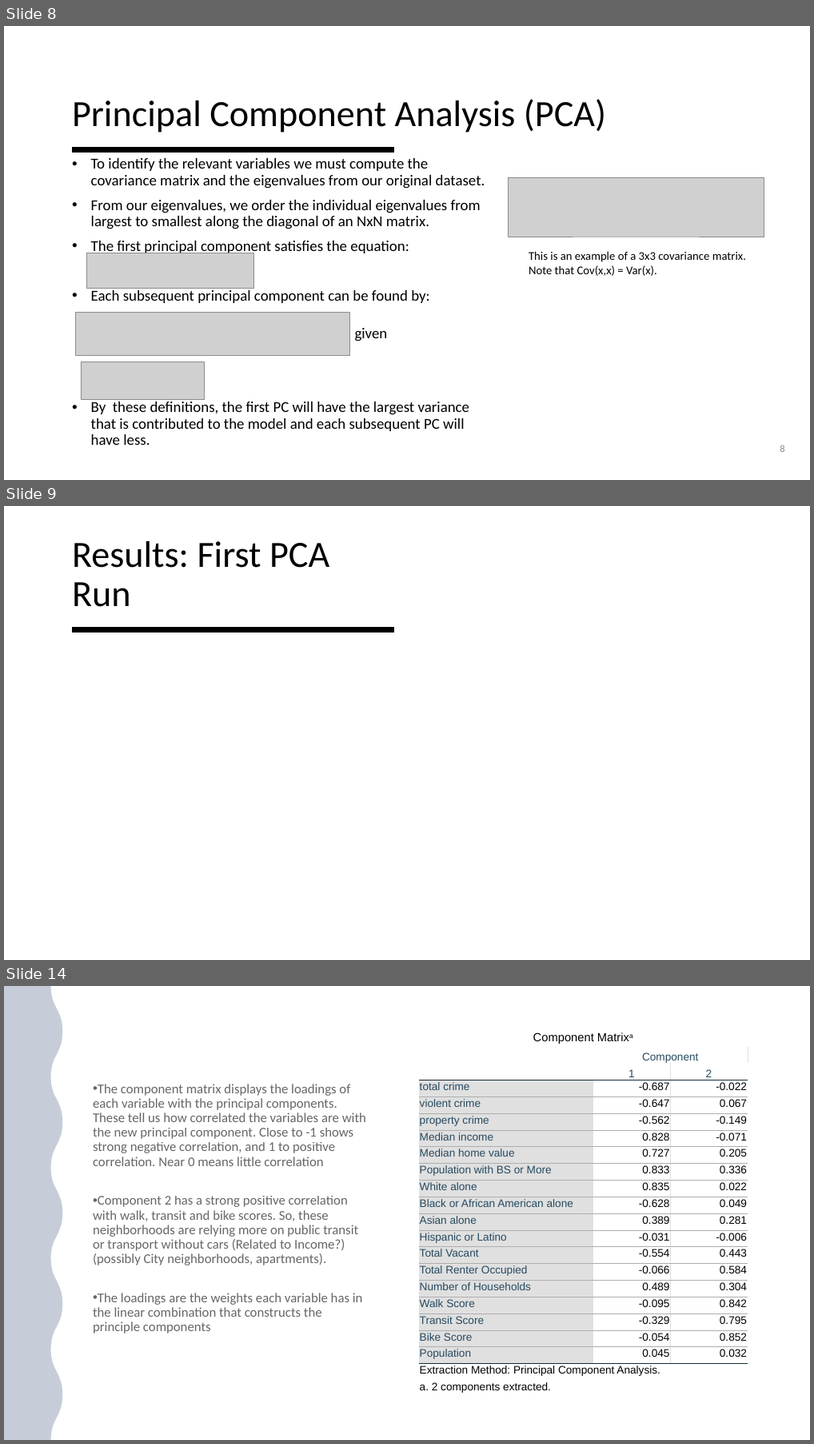
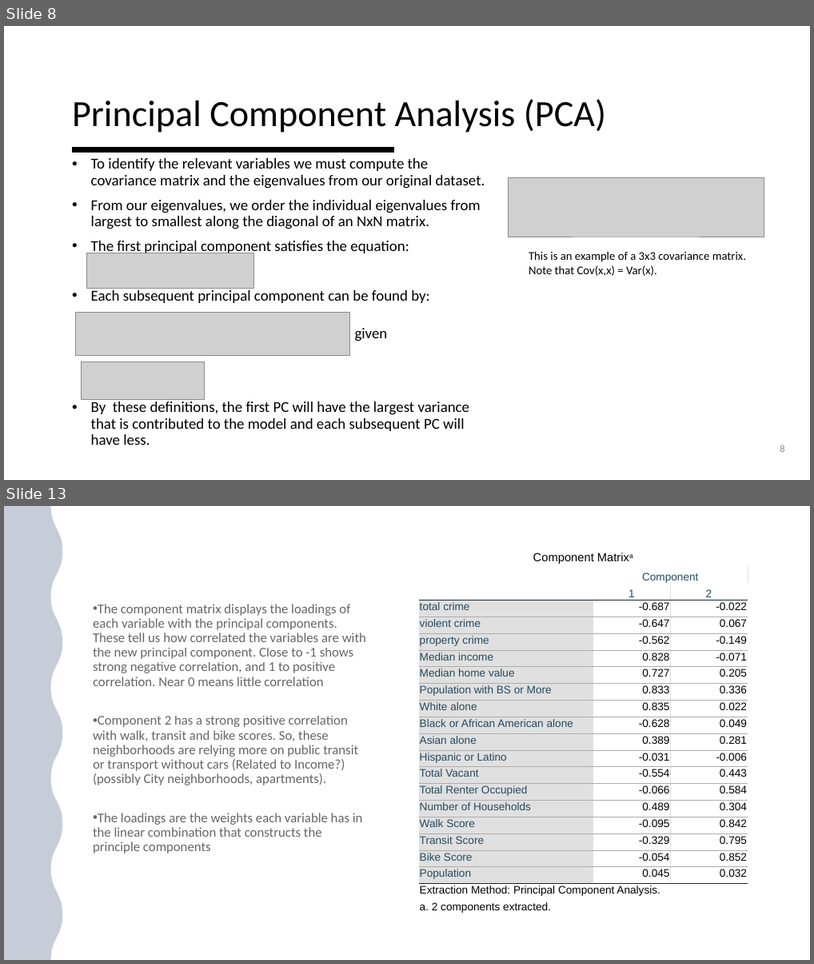
Before and after one commit to AlexSchaefferEdu/GP1, a slide deck: Project 2 Presentation.pptx. Shown one above the other, each under a label of ours: slides 8, 9 and 14 before the commit, slides 8 and 13 after it; the slides between them are not shown. The pictures are 814x1444 and 814x964 pixels, drawn with LibreOffice and Linux fonts; fonts in the diff are those of the drawing; grey boxes stand for pictures. Boxes give left, top, right and bottom in pixels: in the first picture for what was removed or moved away, otherwise in the second. Text is boxed around its words. In the diff, an @@ line names an element or a change of style, - is before the commit and + after.

```diff
--- a/Project 2 Presentation.pptx
+++ b/Project 2 Presentation.pptx
@@ slide 9 removed at [4, 506, 810, 960], background #FFFFFF; not listed: 1 template element that a slide beside it also shows @@
@@ title removed at [72, 541, 330, 607] @@
-Results: First PCA Run
@@ what was slide 14 is now slide 13 @@
```
Also in this commit, not shown: 7 slides changed, 1 slide added, 2 other slides removed, 3 other files.
